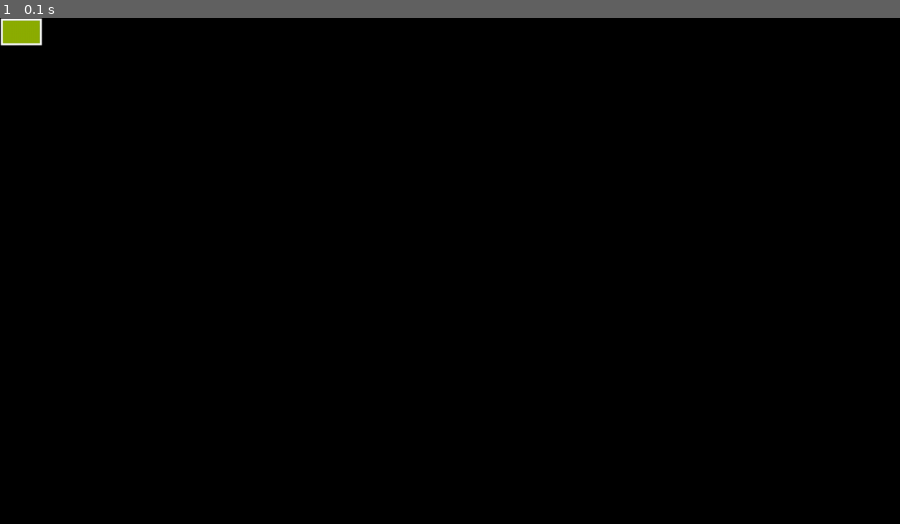
Above: before the commit, frame 1.
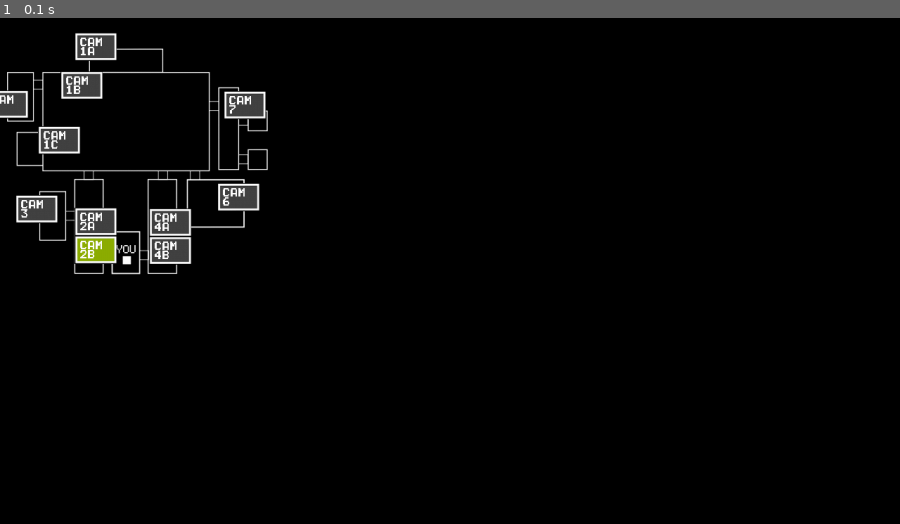
Above: after the commit, the same moment.

Repository: realpatato/pygame-fnaf
Game: pygame game, started from main.py
Two runs of this game, one before a commit and one after it. Both use one fixed random seed, a clock stepped at 60 frames per second and the inputs below.
Inputs:
- Up to frame 1 (0.1 s): no input

The runs differ from the first frame. In frame 1, 3.9% of the frame differs, in the area x 0-30%, y 0-51%.

Commit message:
added button foregrounds and got positioning of buttons done

Diff:
--- a/cam_buttons.py
+++ b/cam_buttons.py
@@ -13,6 +13,10 @@
         sprites = []
         #each button part will pull from this directory
         directory = "cams_assets/button_assets/"
+        #get the foreground of the button
+        button_fg = pygame.image.load(directory + "button_fgs/" + name + ".png")
+        #remove yucky background from the image
+        button_fg.set_colorkey((90, 90, 90))
         #do this twice
         for i in range(2):
             #get the background of the button
@@ -21,6 +25,8 @@
             sprite = pygame.Surface((60, 40))
             #draw the background
             sprite.blit(button_bg, (0, 0))
+            #draw the foreground
+            sprite.blit(button_fg, (8, 7))
             #add the sprite to the list
             sprites.append(sprite)
         #return that list
--- a/main.py
+++ b/main.py
@@ -2,7 +2,22 @@
 import pygame
 import cam_buttons
 
-button = cam_buttons.camButton(0, 0, "2B", True)
+#buttons - temp just cause i wanna get the positioning out of the way
+#currently positioned in reference to the sprite for the cam system, hence some being off screen
+button1A = cam_buttons.camButton(106, 21, "1A")
+button1B = cam_buttons.camButton(86, 76, "1B")
+button1C = cam_buttons.camButton(54, 154, "1C")
+button2A = cam_buttons.camButton(106, 270, "2A")
+button2B = cam_buttons.camButton(106, 310, "2B", True)
+button3 = cam_buttons.camButton(22, 252, "3")
+button4A = cam_buttons.camButton(212, 271, "4A")
+button4B = cam_buttons.camButton(212, 311, "4B")
+button5 = cam_buttons.camButton(-20, 103, "5")
+button6 = cam_buttons.camButton(309, 235, "6")
+button7 = cam_buttons.camButton(318, 104, "7")
+
+#map also temp until further camera development
+map_sprite = pygame.image.load("map.png")
 
 ''' PYGAME SETUP '''
 #initialize the pygame module
@@ -34,7 +49,21 @@
     #intial screen wipe
     screen.fill((0, 0, 0))
 
-    button.draw_self(screen)
+    #map drawing (temp for testing positioning of buttons)
+    screen.blit(map_sprite, (0, 0))
+
+    #button drawing (temp for testing positioning)
+    button1A.draw_self(screen)
+    button1B.draw_self(screen)
+    button1C.draw_self(screen)
+    button2A.draw_self(screen)
+    button2B.draw_self(screen)
+    button3.draw_self(screen)
+    button4A.draw_self(screen)
+    button4B.draw_self(screen)
+    button5.draw_self(screen)
+    button6.draw_self(screen)
+    button7.draw_self(screen)
 
     #update the display
     pygame.display.update()
Binary file added: cams_assets/button_assets/button_fgs/1A.png
Binary file added: cams_assets/button_assets/button_fgs/1B.png
Binary file added: cams_assets/button_assets/button_fgs/1C.png
Binary file added: cams_assets/button_assets/button_fgs/2A.png
Binary file added: cams_assets/button_assets/button_fgs/2B.png
Binary file added: cams_assets/button_assets/button_fgs/3.png
Binary file added: cams_assets/button_assets/button_fgs/4A.png
Binary file added: cams_assets/button_assets/button_fgs/4B.png
Binary file added: cams_assets/button_assets/button_fgs/5.png
Binary file added: cams_assets/button_assets/button_fgs/6.png
Binary file added: cams_assets/button_assets/button_fgs/7.png
Binary file added: map.png
